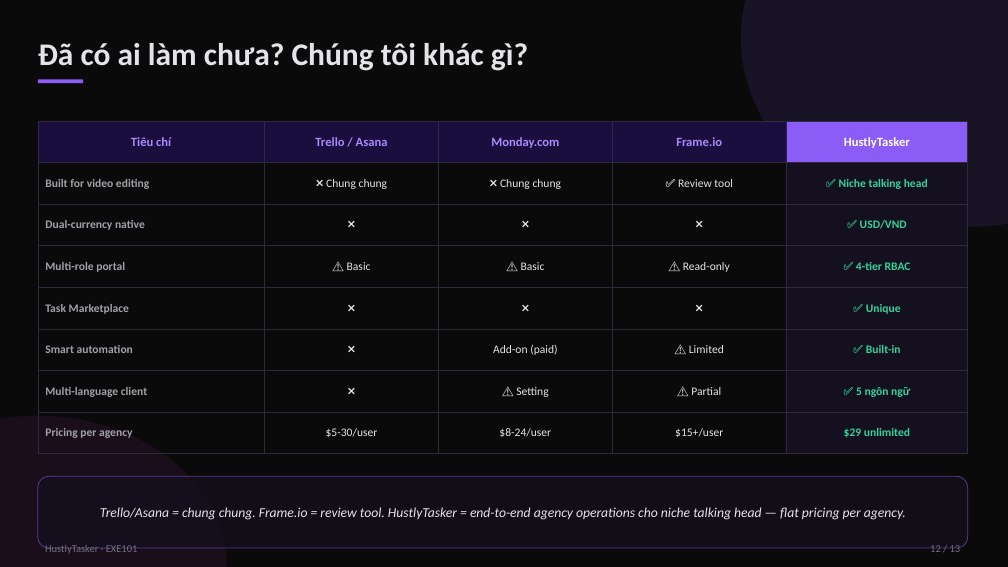
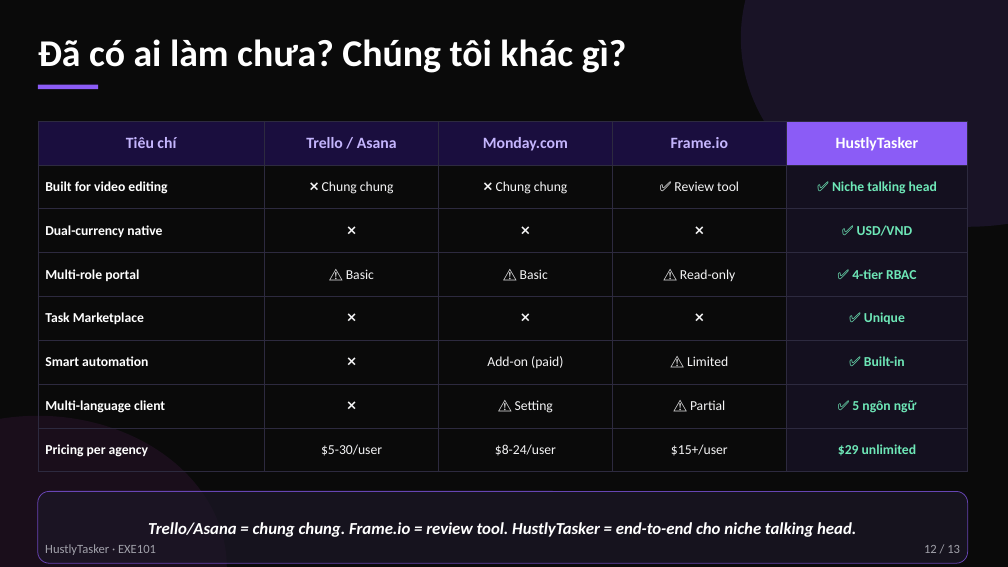
Before and after one commit to phucmetlamroi/agency_manager, a slide deck: slide 12 of presentation/HustlyTasker_Pitch_15min_Draft.pptx. Drawn at 1008x567 pixels with LibreOffice and Linux fonts; fonts in the diff are those of the drawing. Boxes give left, top, right and bottom in pixels: in the first picture for what was removed or moved away, otherwise in the second. Text is boxed around its words. In the diff, an @@ line names an element or a change of style, - is before the commit and + after.

Commit message:
fix(presentation): bigger fonts + brighter text + simpler content for readability
User feedback: "cho dễ đọc nhé" — text khó đọc khi projection. Pass
through all 13 slides bumping every font size + brightening colors +
shortening dense text.

Font size increases:
- Slide title: 30 → 36pt
- Body text: 13 → 16-17pt (most slides)
- Stat numbers: 32 → 38-42pt where appropriate
- Hero numbers (slide 2 stats): 72 → 88pt
- Slide 11 MRR numbers: 56 → 68pt
- Slide 1 main title: 84 → 96pt
- Slide 13 vision title: 54 → 60pt
- Cover tagline: 22 → 26pt
- Bullet text: 10-11 → 13-14pt
- Footer/captions: 9-12 → 11-13pt
- Table cells: 11 → 13pt, headers 12 → 15pt

Color brightening (better contrast on dark bg):
- textPrimary: zinc-200 (E4E4E7) → zinc-100 (F4F4F5)
- textSecondary: zinc-400 (A1A1AA) → zinc-300 (D4D4D8)
- textMuted: zinc-500 (71717A) → zinc-400 (A1A1AA)
- emerald: 34D399 → 6EE7B7 (300 weight, brighter)
- amber: F59E0B → FBBF24 (400, brighter)
- red: EF4444 → F87171 (400, brighter)
- violetLight: A78BFA → C4B5FD (300, brighter)
- Glass card fill: 14101F → 1C1727 (more contrast vs bg)

Content simplification:
- Slide 3 (pain points): shortened body sentences ~30% per card
- Slide 5 (differentiators): trimmed verbose bodies
- Slide 7 (personas): 3 bullets → 2 bullets per persona, shorter quotes
- Slide 9 (5 streams): tightened body text
- Slide 11 (growth): simpler year card metrics
- Slide 12 (competitor): tightened bottom takeaway

Visual cleanups:
- Stat boxes (slide 3): taller (0.85 → 1.0) for breathing room
- Bottom number bar (slide 8): taller (0.85 → 1.0)
- Most Popular pill (slide 10): wider (2 → 2.4)
- Glass card borders: less transparent (more visible)

Same 13 slides, same structure, same content message — just bigger
type + cleaner contrast + less dense text per card.

```diff
--- a/presentation/HustlyTasker_Pitch_15min_Draft.pptx
+++ b/presentation/HustlyTasker_Pitch_15min_Draft.pptx
@@ text "Đã có ai làm chưa? ..." at (38, 39, 627, 73): size 30 to 36 pt, text colour #E4E4E7 to #FFFFFF @@
@@ rectangle: place and size @@
-rectangle at (38, 79, 83, 83)
+rectangle at (38, 85, 98, 89)
@@ table at (38, 121, 968, 469) @@
@@ size 12 to 15 pt in "Tiêu chí", "Trello / Asana", "Monday.com", "Frame.io" and 1 more places @@
@@ text colour #A78BFA to #C4B5FD in "Tiêu chí", "Trello / Asana", "Monday.com", "Frame.io" @@
@@ size 11 to 13 pt in "Built for video editing", "❌ Chung chung", "❌ Chung chung", "✅ Review tool" and 31 more places @@
@@ text colour #A1A1AA to #FFFFFF in "Built for video editing", "Dual-currency native", "Multi-role portal", "Task Marketplace" and 3 more places @@
@@ text colour #E4E4E7 to #F4F4F5 in "❌ Chung chung", "❌ Chung chung", "✅ Review tool", "❌" and 17 more places @@
@@ text colour #34D399 to #6EE7B7 in "✅ Niche talking head", "✅ USD/VND", "✅ 4-tier RBAC", "✅ Unique" and 3 more places @@
@@ rounded rectangle: place and size @@
-rounded rectangle at (38, 476, 968, 548)
+rounded rectangle at (38, 492, 968, 563)
@@ rounded rectangle at (38, 492, 968, 563): fill #14101F at 70% opacity to #1C1727 at 70% opacity @@
@@ text "HustlyTasker · EXE101" at (45, 544, 156, 555): size 10 to 12 pt, text colour #71717A to #A1A1AA @@
@@ text at (148, 522, 856, 537): text changed; size 13 to 16 pt; text colour #E4E4E7 to #FFFFFF; bold on @@
-Trello/Asana = chung chung. Frame.io = review tool. HustlyTasker = end-to-end agency operations cho niche talking head — flat pricing per agency.
+Trello/Asana = chung chung. Frame.io = review tool. HustlyTasker = end-to-end cho niche talking head.
@@ text "12 / 13" at (924, 545, 960, 553): size 10 to 12 pt, text colour #71717A to #A1A1AA @@
```
Also in this commit, not shown: 12 other slides changed, 1 other file.
